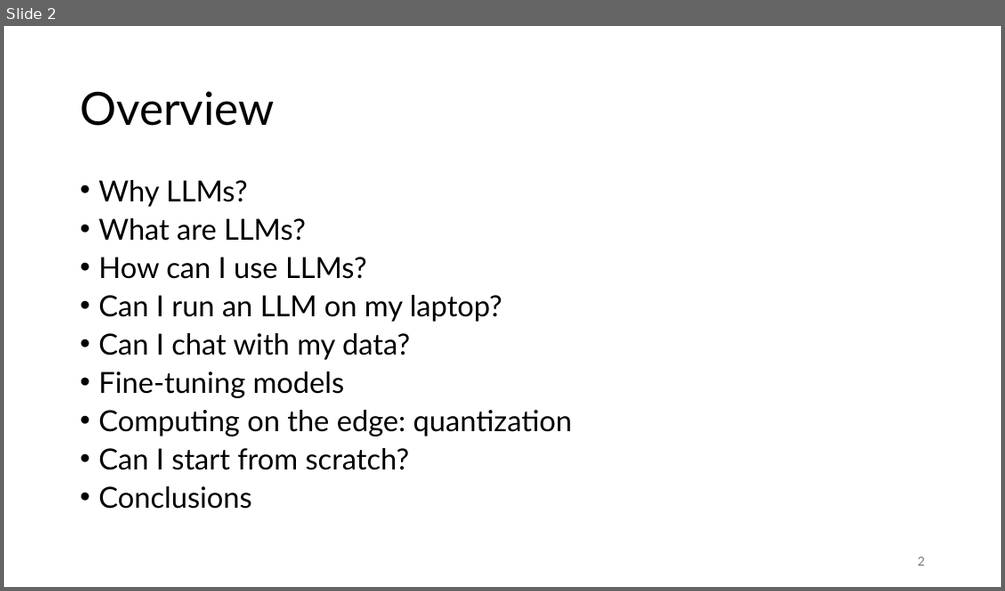
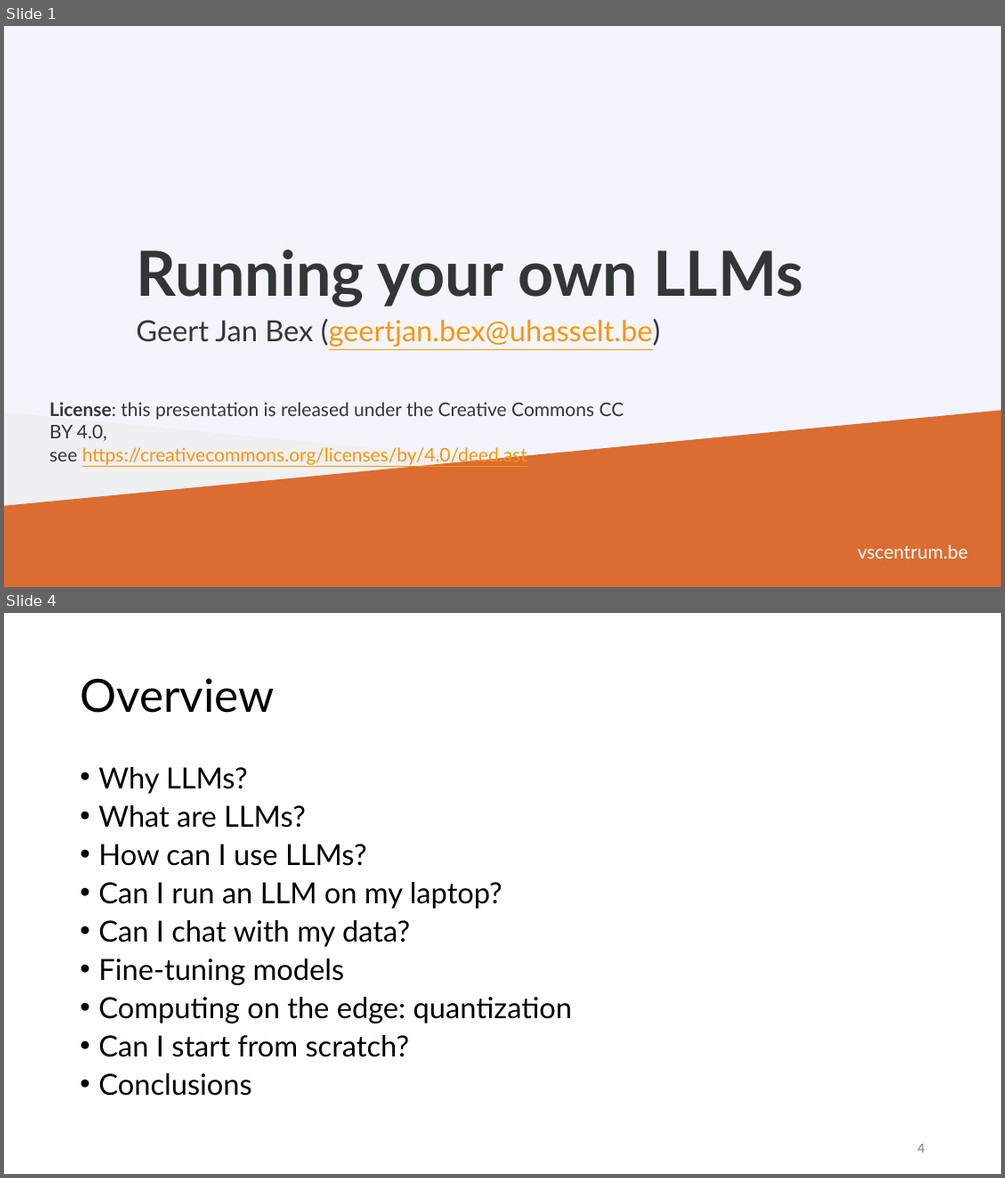
Before and after one commit to gjbex/Deploying-LLMs-locally, a slide deck: local_LLMs.pptx. Shown one above the other, each under a label of ours: slide 2 before the commit, slides 1 and 4 after it; the slides between them are not shown. The pictures are 1005x591 and 1005x1178 pixels, drawn with LibreOffice and Linux fonts; fonts in the diff are those of the drawing; background and template pictures are left out. Boxes give left, top, right and bottom in pixels: in the first picture for what was removed or moved away, otherwise in the second. Text is boxed around its words. In the diff, an @@ line names an element or a change of style, - is before the commit and + after.

```diff
--- a/local_LLMs.pptx
+++ b/local_LLMs.pptx
@@ slide 1 added at [4,26,1001,587], background #F4F5FC @@
@@ title added at [136,249,803,307], 60 pt, text #333639, bold @@
+Running your own LLMs
@@ subtitle added at [136,319,661,346], 28 pt, text #F8960D, underline @@
+Geert Jan Bex (geertjan.bex@uhasselt.be)
@@ freeform shape added at [4,412,1001,587], fill #EEF0F2 @@
@@ freeform shape added at [4,410,1001,587], fill #DB6D32 @@
@@ text added at [49,402,624,465], 18 pt, text #333639 @@
+License: this presentation is released under the Creative Commons CC BY 4.0,
+see https://creativecommons.org/licenses/by/4.0/deed.ast
@@ freeform shape added at [4,527,1001,587], fill #DB6C30 @@
@@ text added at [858,544,968,558], 18 pt, text #FFFFFF @@
+vscentrum.be
@@ what was slide 2 is now slide 4 @@
@@ page number at [917,1143,924,1152]: text changed @@
-2
+4
```
Also in this commit, not shown: 2 slides changed, 7 other slides added, 1 slide removed.
